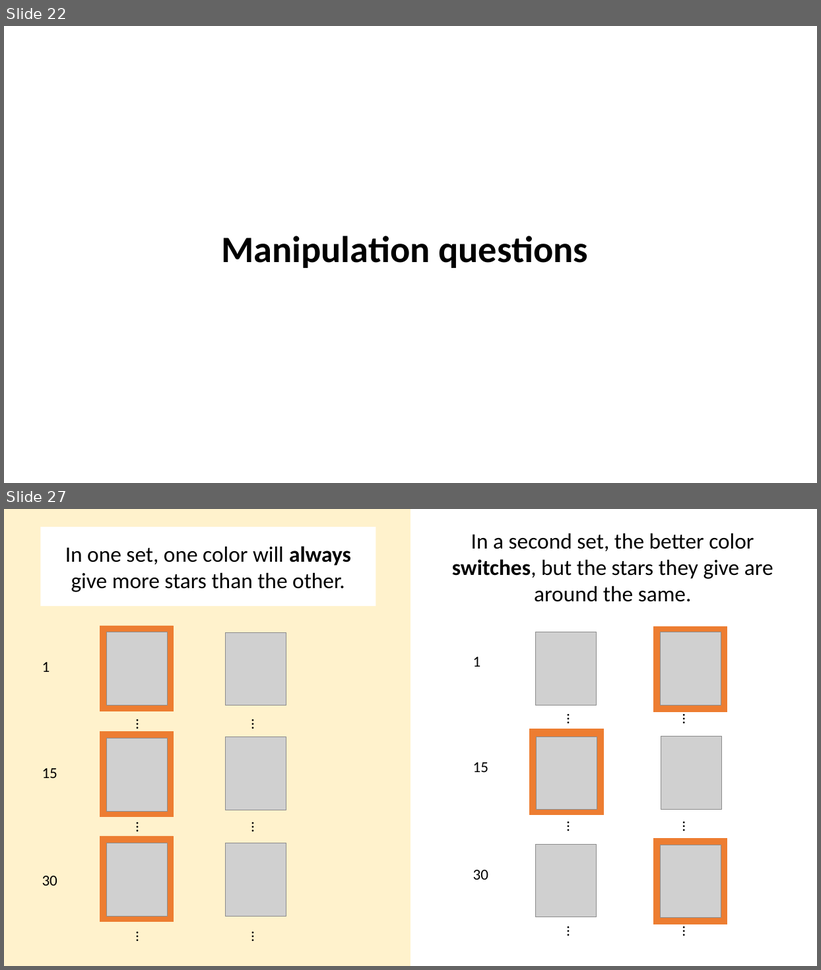
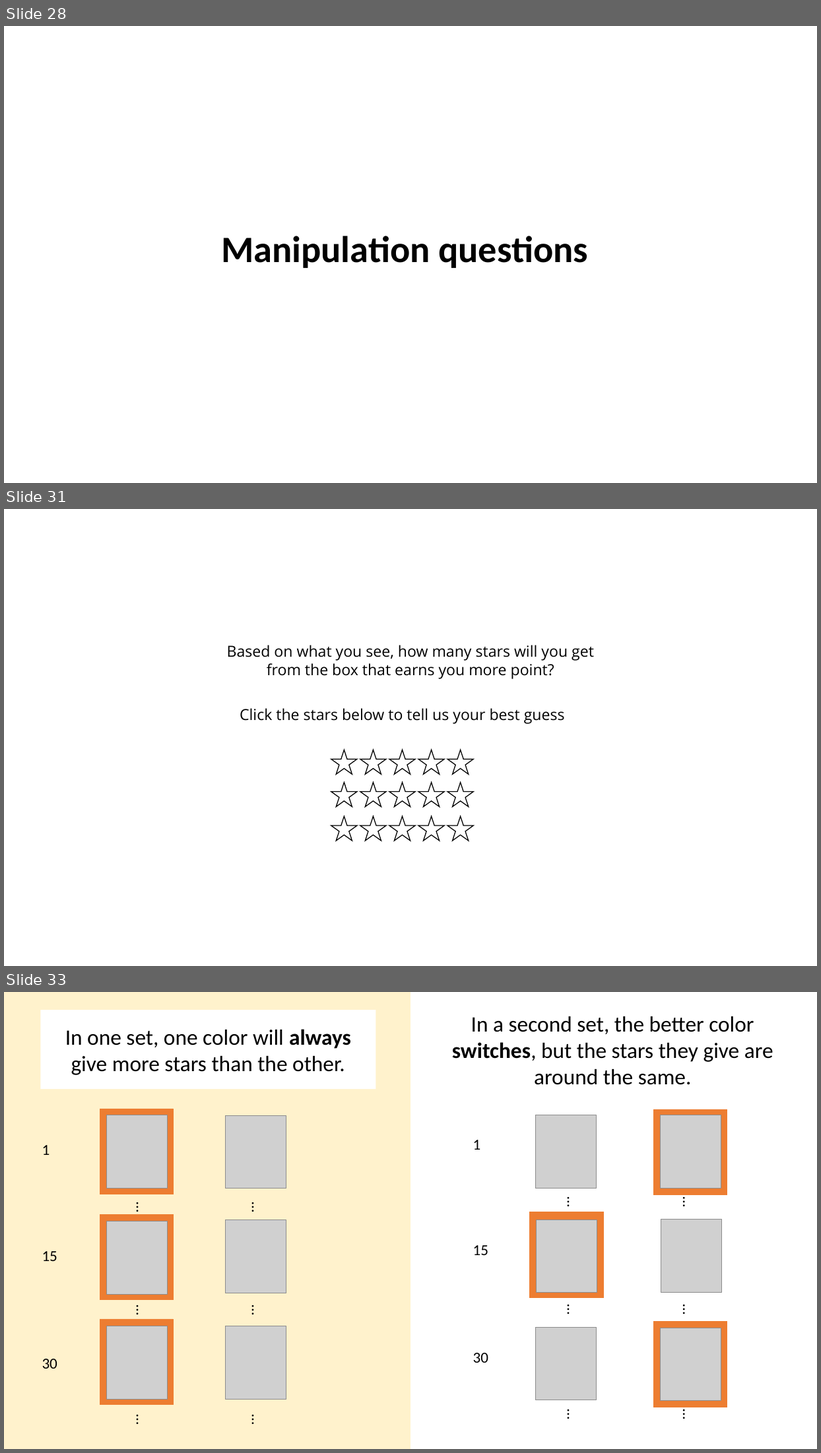
Before and after one commit to LillianXu2019/LUX-RL, a slide deck: images/task_instructions_lux.pptx. Shown one above the other, each under a label of ours: slides 22 and 27 before the commit, slides 28, 31 and 33 after it; the slides between them are not shown. The pictures are 821x970 and 821x1453 pixels, drawn with LibreOffice and Linux fonts; fonts in the diff are those of the drawing; grey boxes stand for pictures. Boxes give left, top, right and bottom in pixels: in the first picture for what was removed or moved away, otherwise in the second. Text is boxed around its words. In the diff, an @@ line names an element or a change of style, - is before the commit and + after.

```diff
--- a/images/task_instructions_lux.pptx
+++ b/images/task_instructions_lux.pptx
@@ slide 31 added at [4, 509, 817, 966], background #FFFFFF @@
@@ text added at [227, 645, 594, 679], 18 pt, text #000000 @@
+Based on what you see, how many stars will you get from the box that earns you more point?
@@ text added at [240, 708, 565, 724], 18 pt, text #000000 @@
+Click the stars below to tell us your best guess
@@ group added at [331, 750, 473, 841]: 15 stars @@
@@ what was slide 22 is now slide 28 @@
@@ what was slide 27 is now slide 33 @@
```
Also in this commit, not shown: 4 slides changed, 6 other slides added, 1 slide removed, 12 other files.
